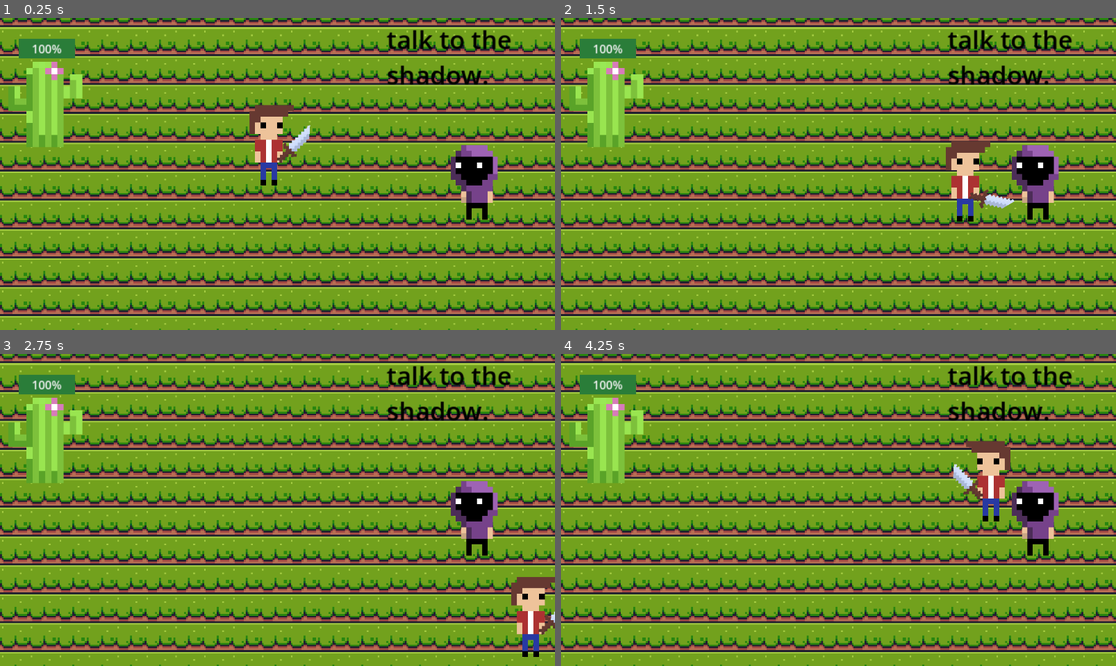
Above: before the commit, frames 1-4 (two rows, left to right).
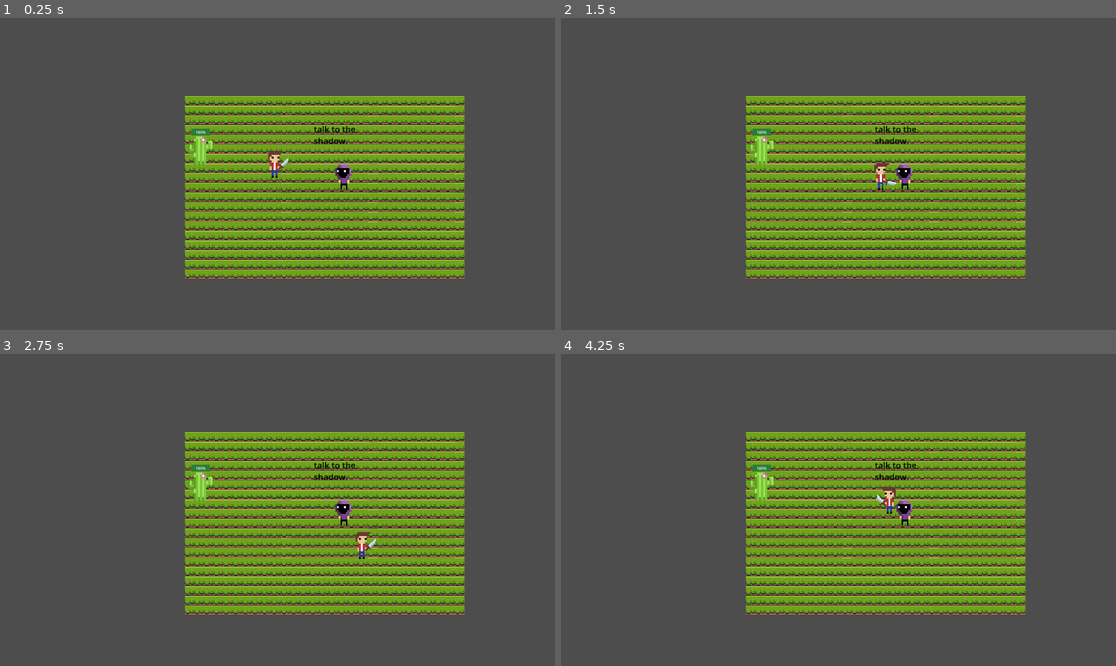
Above: after the commit, the same moments.

Repository: Explement/How-Deep-Will-You-Go
Game: Godot game, scene res://scenes/regular scenes/main.tscn
Two runs of this game, one before a commit and one after it. Both use one fixed random seed, a clock stepped at 60 frames per second and the inputs below.
Inputs (mouse positions are in pixels of both pictures, inside the frame that each line leads up to):
- Up to frame 1 (0.25 s): no input
- Up to frame 2 (1.5 s): tap Enter at 0.5 s; move the mouse to (960, 158) at 0.52 s; hold D (right) 0.53-1.28 s; tap E (interact) at 0.6 s; move the mouse to (727, 189) at 1.27 s; hold S (down) from 1.28 s (still down); click (727, 189) at 1.35 s
- Up to frame 3 (2.75 s): move the mouse to (333, 441) at 2.02 s; release S (down) at 2.03 s; hold D (right) from 2.03 s (still down); tap E (interact) at 2.1 s
- Up to frame 4 (4.25 s): move the mouse to (810, 572) at 2.77 s; release D (right) at 2.78 s; hold W (up) 2.78-3.53 s; click (810, 572) at 2.85 s; move the mouse to (1005, 556) at 3.52 s; hold A (left) from 3.53 s (still down); tap E (interact) at 3.6 s

The runs differ from the first frame. In frame 1, 89% of the frame differs, in the area x 0-100%, y 0-100%; in frame 2, 90%; in frame 3, 89%; in frame 4, 90%.

Commit message:
optimizing

Diff:
--- a/how-deep-will-you-go/how-deep-will-you-go/scenes/regular scenes/main.tscn
+++ b/how-deep-will-you-go/how-deep-will-you-go/scenes/regular scenes/main.tscn
@@ -190,7 +190,7 @@
 
 [node name="Camera2D" type="Camera2D" parent="scecne_objects"]
 position = Vector2(384, 286)
-zoom = Vector2(1.5, 1.5)
+zoom = Vector2(0.5, 0.5)
 
 [node name="enemies" type="Node" parent="scecne_objects"]
 
@@ -229,6 +229,7 @@
 offset_right = 40.0
 offset_bottom = 40.0
 
+[connection signal="cactus_intantiate" from="quest_manager" to="game_manager" method="_on_quest_manager_cactus_intantiate"]
 [connection signal="quest_completed" from="quest_manager" to="scecne_objects/quest_giver" method="_on_quest_manager_quest_completed"]
 [connection signal="timeout" from="scecne_objects/sword_cooldown" to="scecne_objects/player" method="_on_sword_cooldown_timeout"]
 [connection signal="attack" from="scecne_objects/player" to="scecne_objects/enemies/cactuses/StaticBody2D" method="_on_character_body_2d_attack"]
--- a/how-deep-will-you-go/how-deep-will-you-go/scripts/game_manager.gd
+++ b/how-deep-will-you-go/how-deep-will-you-go/scripts/game_manager.gd
@@ -1,3 +1,10 @@
 extends Node
 
-var cactus_instantiation = preload("res://scenes/sub scenes/static_body_2d.tscn")
+var cactus_scene = preload("res://scenes/sub scenes/static_body_2d.tscn")
+
+
+
+func _on_quest_manager_cactus_intantiate():
+	print("goog")
+	var cactus_instant = cactus_scene.instantiate()
+	add_child(cactus_instant)
--- a/how-deep-will-you-go/how-deep-will-you-go/scripts/player-movement.gd
+++ b/how-deep-will-you-go/how-deep-will-you-go/scripts/player-movement.gd
@@ -60,11 +60,9 @@
 
 
 
-func _on_static_body_2d_body_entered(body):
-	if (body.name == "player"):
+func _on_static_body_2d_body_entered(body: CharacterBody2D):
 		enemy_in_range = true
-func _on_static_body_2d_body_exited(body):
-	if (body.name == "player"):
+func _on_static_body_2d_body_exited(body: CharacterBody2D):
 		enemy_in_range = false
 
 func _on_sword_cooldown_timeout():
--- a/how-deep-will-you-go/how-deep-will-you-go/scripts/quest_manager.gd
+++ b/how-deep-will-you-go/how-deep-will-you-go/scripts/quest_manager.gd
@@ -4,11 +4,14 @@
 var current_quest = quests.killcactuses
 var quest_label_tracker1 = false
 var cactus_quest_tracker = 0
+var  cactuses_insantiated = false
 signal quest_completed
-
+signal cactus_intantiate
 func _process(delta: float) -> void:
 	if quest_label_tracker1 == true:
 		%quest_label.text = "[color=black][font_size=35]kill cactuses" +  str(cactus_quest_tracker) + "/3."
+		if cactuses_insantiated  == false:
+			emit_signal("cactus_intantiate")
 	if cactus_quest_tracker == 3:
 		complete_quest()
 func _on_quest_giver_received_quest():
